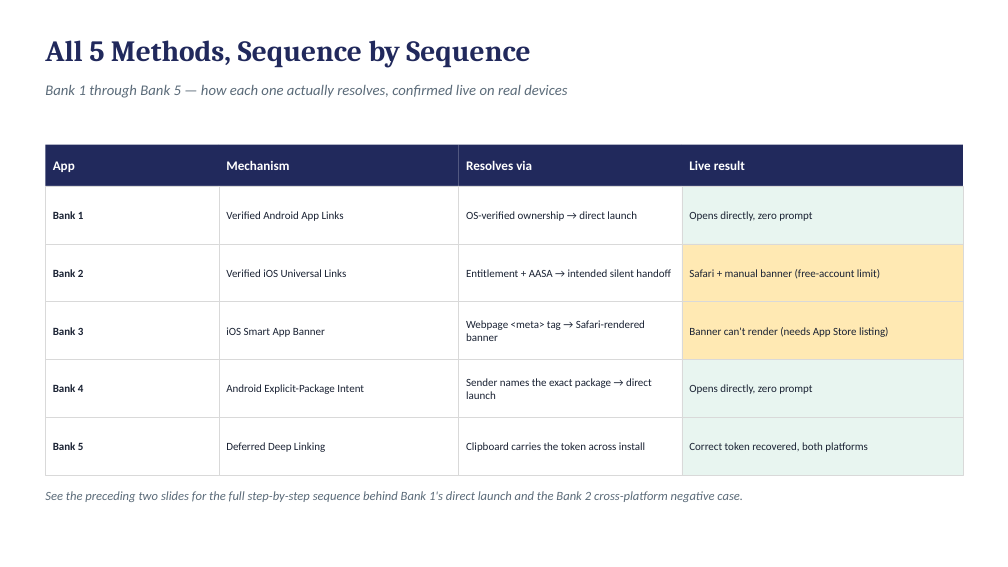
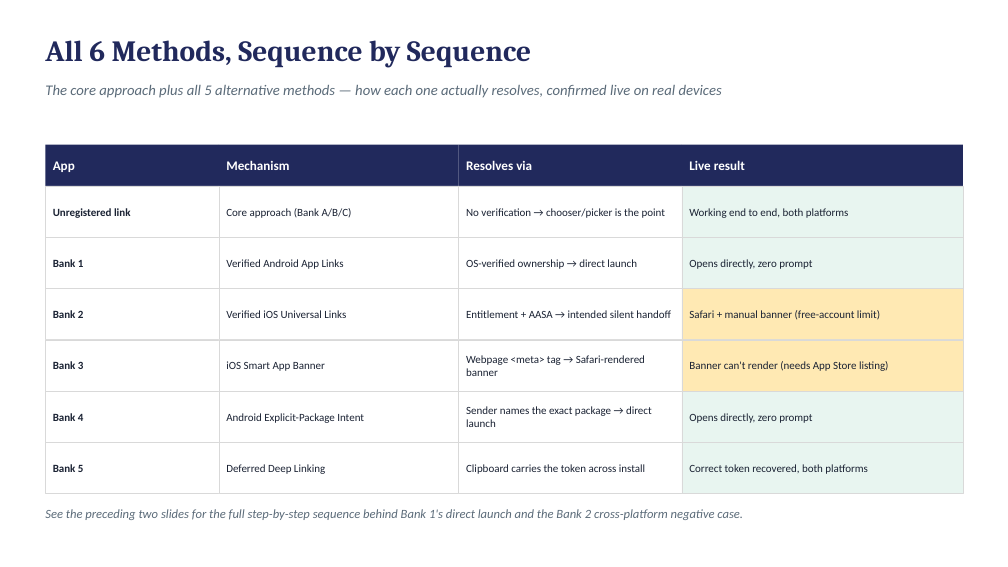
Before and after one commit to deandrehaijielim-commits/sgqr-deep-link-demo, a slide deck: slide 7 of SGQR_Sequence_Diagrams.pptx. Drawn at 1008x567 pixels with LibreOffice and Linux fonts; fonts in the diff are those of the drawing. Boxes give left, top, right and bottom in pixels: in the first picture for what was removed or moved away, otherwise in the second. Text is boxed around its words. In the diff, an @@ line names an element or a change of style, - is before the commit and + after.

```diff
--- a/SGQR_Sequence_Diagrams.pptx
+++ b/SGQR_Sequence_Diagrams.pptx
@@ text at (45, 40, 531, 68): text changed @@
-All 5 Methods, Sequence by Sequence
+All 6 Methods, Sequence by Sequence
@@ text at (45, 85, 722, 98): text changed @@
-Bank 1 through Bank 5 — how each one actually resolves, confirmed live on real devices
+The core approach plus all 5 alternative methods — how each one actually resolves, confirmed live on real devices
@@ rectangle "Unregistered link": place and size @@
-rectangle "Unregistered link" at (45, 186, 219, 244)
+rectangle "Unregistered link" at (45, 186, 219, 237)
@@ text in rectangle at (53, 208, 131, 218): text changed @@
-Bank 1
+Unregistered link
@@ rectangle "Core approach (Bank A/B/C)": place and size @@
-rectangle "Core approach (Bank A/B/C)" at (219, 186, 459, 244)
+rectangle "Core approach (Bank A/B/C)" at (219, 186, 459, 237)
@@ text in rectangle at (226, 208, 352, 218): text changed @@
-Verified Android App Links
+Core approach (Bank A/B/C)
@@ rectangle added at (459, 186, 682, 237), fill #FFFFFF, outline #D9D9D9 0.5 pt, 10.5 pt, text #1A2233 @@
+No verification → chooser/picker is the point
@@ rectangle added at (682, 186, 963, 237), fill #E8F5F0, outline #D9D9D9 0.5 pt, 10.5 pt, text #1A2233 @@
+Working end to end, both platforms
@@ rectangle "Bank 1": place and size @@
-rectangle "Bank 1" at (45, 244, 219, 302)
+rectangle "Bank 1" at (45, 237, 219, 289)
@@ rectangle "Verified Android App Links": place and size @@
-rectangle "Verified Android App Links" at (219, 244, 459, 302)
+rectangle "Verified Android App Links" at (219, 237, 459, 289)
@@ rectangle "OS-verified ownership → direct launch": place and size @@
-rectangle "OS-verified ownership → direct launch" at (459, 186, 682, 244)
+rectangle "OS-verified ownership → direct launch" at (459, 237, 682, 289)
@@ rectangle "Opens directly, zero prompt": place and size @@
-rectangle "Opens directly, zero prompt" at (682, 186, 963, 244)
+rectangle "Opens directly, zero prompt" at (682, 237, 963, 289)
@@ text in rectangle at (53, 259, 84, 267): text changed @@
-Bank 2
+Bank 1
@@ text in rectangle at (226, 259, 344, 269): text changed @@
-Verified iOS Universal Links
+Verified Android App Links
@@ rectangle "Bank 2": place and size @@
-rectangle "Bank 2" at (45, 302, 219, 360)
+rectangle "Bank 2" at (45, 289, 219, 340)
@@ rectangle added at (219, 289, 459, 340), fill #FFFFFF, outline #D9D9D9 0.5 pt, 10.5 pt, text #1A2233 @@
+Verified iOS Universal Links
@@ rectangle "Entitlement + AASA → intended ...": place and size @@
-rectangle "Entitlement + AASA → intended ..." at (459, 244, 682, 302)
+rectangle "Entitlement + AASA → intended ..." at (459, 289, 682, 340)
@@ rectangle "Safari + manual banner (free-account ...": place and size @@
-rectangle "Safari + manual banner (free-account ..." at (682, 244, 963, 302)
+rectangle "Safari + manual banner (free-account ..." at (682, 289, 963, 340)
@@ text in rectangle at (53, 310, 84, 318): text changed @@
-Bank 3
+Bank 2
@@ rectangle "Bank 3": place and size @@
-rectangle "Bank 3" at (45, 360, 219, 418)
+rectangle "Bank 3" at (45, 340, 219, 391)
@@ rectangle "iOS Smart App Banner": place and size @@
-rectangle "iOS Smart App Banner" at (219, 302, 459, 360)
+rectangle "iOS Smart App Banner" at (219, 340, 459, 391)
@@ rectangle "Webpage <meta> tag → Safari-rendered ...": place and size @@
-rectangle "Webpage <meta> tag → Safari-rendered ..." at (459, 302, 682, 360)
+rectangle "Webpage <meta> tag → Safari-rendered ..." at (459, 340, 682, 391)
@@ rectangle "Banner can't render (needs App ...": place and size @@
-rectangle "Banner can't render (needs App ..." at (682, 302, 963, 360)
+rectangle "Banner can't render (needs App ..." at (682, 340, 963, 391)
@@ text in rectangle at (53, 361, 84, 369): text changed @@
-Bank 4
+Bank 3
@@ rectangle added at (45, 391, 219, 442), fill #FFFFFF, outline #D9D9D9 0.5 pt, 10.5 pt, text #1A2233, bold @@
+Bank 4
@@ rectangle "Android Explicit-Package Intent": place and size @@
-rectangle "Android Explicit-Package Intent" at (219, 360, 459, 418)
+rectangle "Android Explicit-Package Intent" at (219, 391, 459, 442)
@@ rectangle "Sender names the exact package ...": place and size @@
-rectangle "Sender names the exact package ..." at (459, 360, 682, 418)
+rectangle "Sender names the exact package ..." at (459, 391, 682, 442)
@@ rectangle "Opens directly, zero prompt": place and size @@
-rectangle "Opens directly, zero prompt" at (682, 360, 963, 418)
+rectangle "Opens directly, zero prompt" at (682, 391, 963, 442)
@@ rectangle "Bank 5": place and size @@
-rectangle "Bank 5" at (45, 417, 219, 476)
+rectangle "Bank 5" at (45, 442, 219, 494)
@@ rectangle "Deferred Deep Linking": place and size @@
-rectangle "Deferred Deep Linking" at (219, 417, 459, 476)
+rectangle "Deferred Deep Linking" at (219, 442, 459, 494)
@@ rectangle "Clipboard carries the token across ...": place and size @@
-rectangle "Clipboard carries the token across ..." at (459, 417, 682, 476)
+rectangle "Clipboard carries the token across ..." at (459, 442, 682, 494)
@@ rectangle "Correct token recovered, both platforms": place and size @@
-rectangle "Correct token recovered, both platforms" at (682, 417, 963, 476)
+rectangle "Correct token recovered, both platforms" at (682, 442, 963, 494)
@@ text "See the preceding two slides ...": place and size @@
-text "See the preceding two slides ..." at (45, 491, 743, 502)
+text "See the preceding two slides ..." at (45, 509, 743, 520)
```
